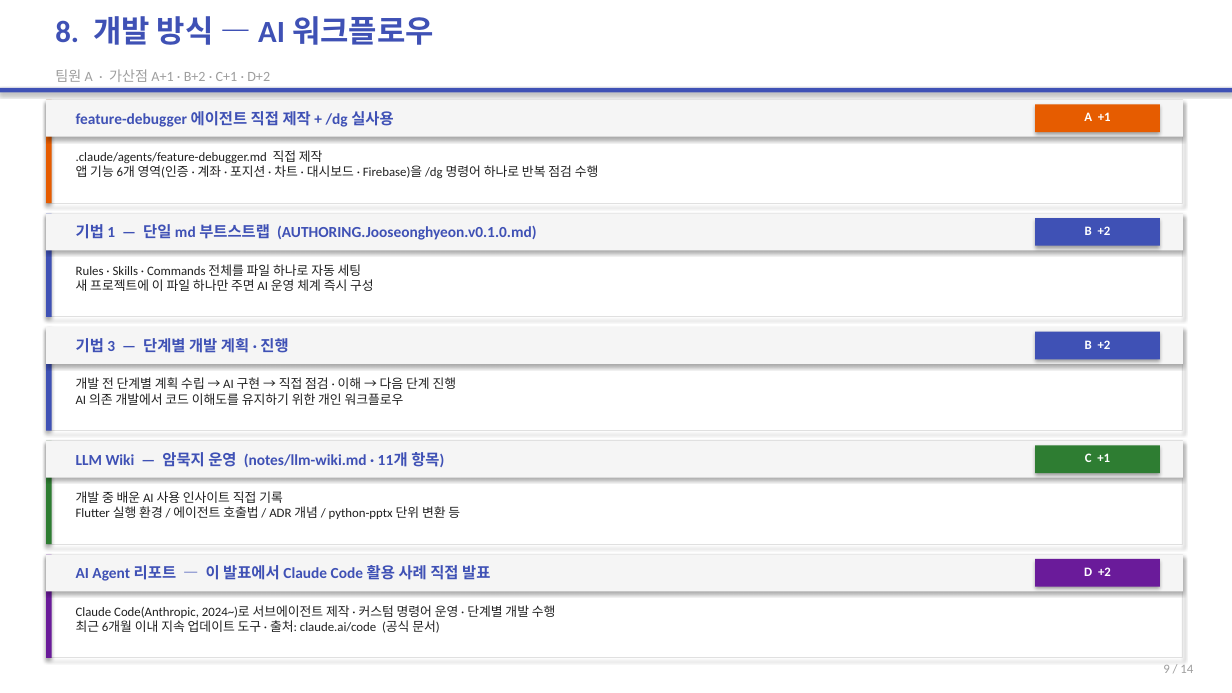
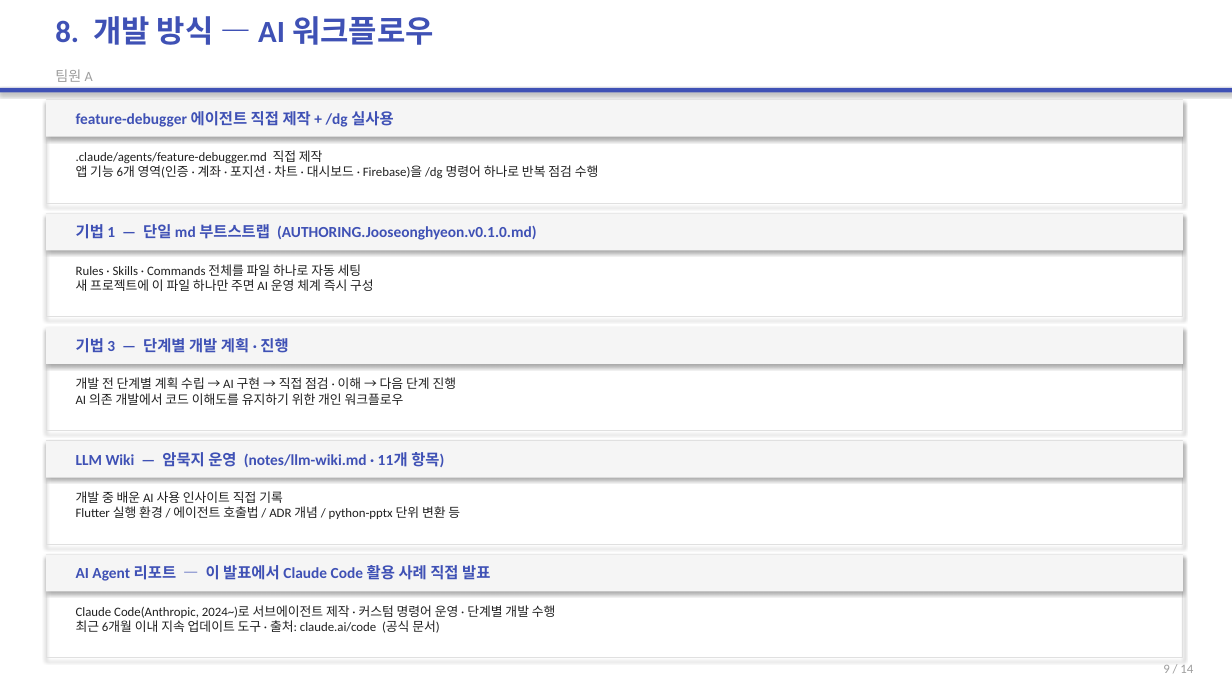
Before and after one commit to 2022136020/project_c, a slide deck: slide 9 of portfolio-tracker/presentation/portfolio-tracker-final.pptx. Drawn at 1232x693 pixels with LibreOffice and Linux fonts; fonts in the diff are those of the drawing. Boxes give left, top, right and bottom in pixels: in the first picture for what was removed or moved away, otherwise in the second. Text is boxed around its words. In the diff, an @@ line names an element or a change of style, - is before the commit and + after.

```diff
--- a/portfolio-tracker/presentation/portfolio-tracker-final.pptx
+++ b/portfolio-tracker/presentation/portfolio-tracker-final.pptx
@@ text at (55, 69, 93, 82): text changed @@
-팀원 A · 가산점 A+1 · B+2 · C+1 · D+2
+팀원 A
@@ rectangle removed at (46, 100, 52, 203) @@
@@ rectangle removed at (1035, 104, 1160, 132) @@
@@ text removed at (1084, 112, 1111, 121) @@
-A +1
@@ rectangle removed at (46, 213, 52, 317) @@
@@ rectangle removed at (1035, 218, 1160, 246) @@
@@ text removed at (1085, 226, 1111, 235) @@
-B +2
@@ rectangle removed at (46, 327, 52, 431) @@
@@ rectangle removed at (1035, 332, 1160, 360) @@
@@ text removed at (1085, 340, 1111, 349) @@
-B +2
@@ rectangle removed at (46, 441, 52, 544) @@
@@ rectangle removed at (1035, 445, 1160, 473) @@
@@ text removed at (1085, 453, 1110, 462) @@
-C +1
@@ rectangle removed at (46, 555, 52, 658) @@
@@ rectangle removed at (1035, 559, 1160, 587) @@
@@ text removed at (1084, 567, 1111, 576) @@
-D +2
```
Also in this commit, not shown: 1 other slide changed, 1 other file.
